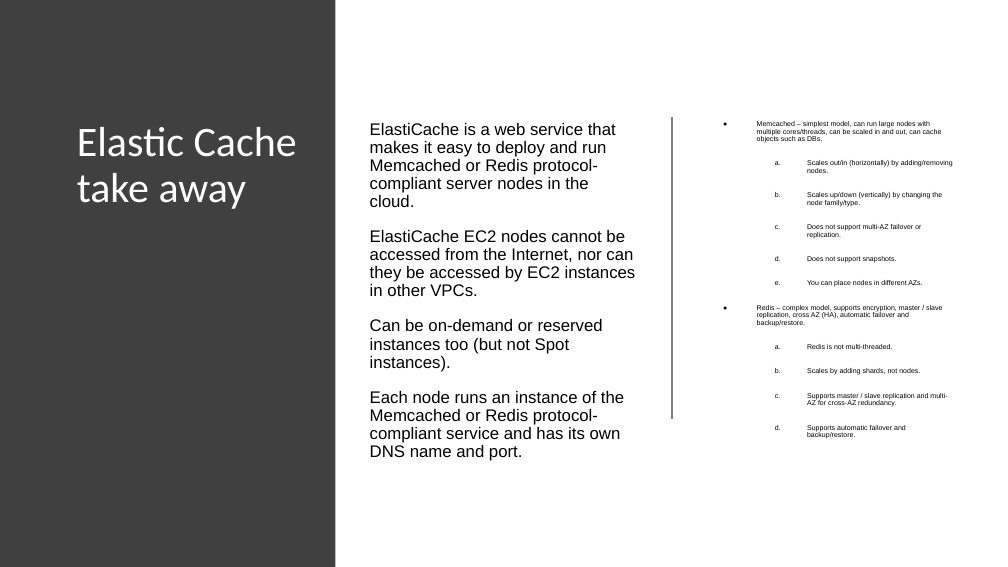
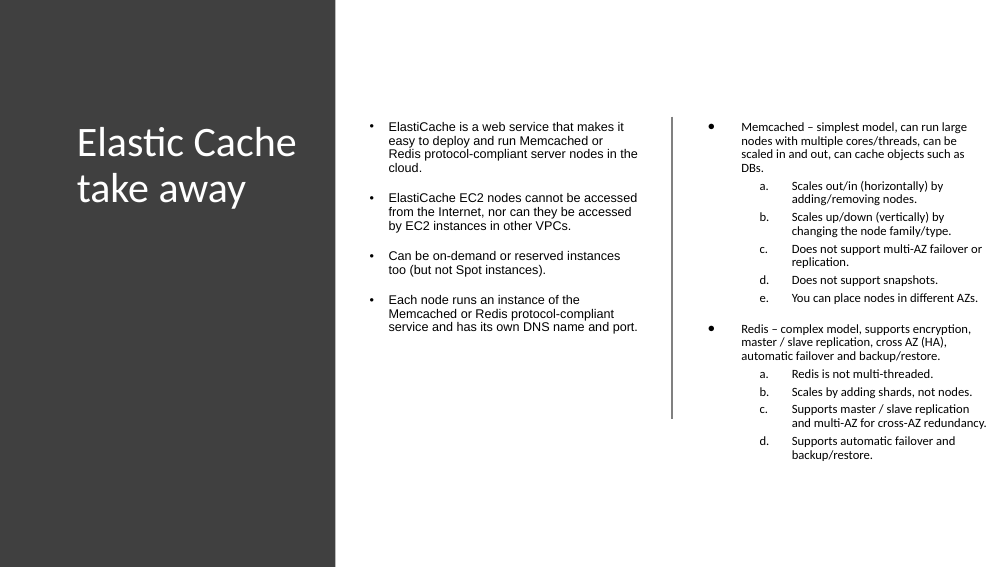
Before and after one commit to IlyaChakun/aws-iba-courses, a slide deck: slide 24 of lecture-materials/Databases/elastiCache/elastiCache.pptx (slide 19 before the commit). Drawn at 1008x567 pixels with LibreOffice and Linux fonts; fonts in the diff are those of the drawing. Boxes give left, top, right and bottom in pixels: in the first picture for what was removed or moved away, otherwise in the second. Text is boxed around its words. In the diff, an @@ line names an element or a change of style, - is before the commit and + after.

```diff
--- a/lecture-materials/Databases/elastiCache/elastiCache.pptx
+++ b/lecture-materials/Databases/elastiCache/elastiCache.pptx
@@ text "ElastiCache is a web service ..." at box(389, 122, 638, 334): size 12 to 9 pt; bullet none to • @@
@@ text "Memcached – simplest model, can ...": place and size @@
-text "Memcached – simplest model, can ..." at box(757, 121, 953, 439)
+text "Memcached – simplest model, can ..." at box(741, 122, 987, 461)
@@ text "Memcached – simplest model, can ..." at box(741, 122, 987, 461): size 5 to 9 pt, font Arial to Calibri; less space between paragraphs @@
```
Also in this commit, not shown: 4 other slides changed, 8 slides added, 3 slides removed, 14 other files.
